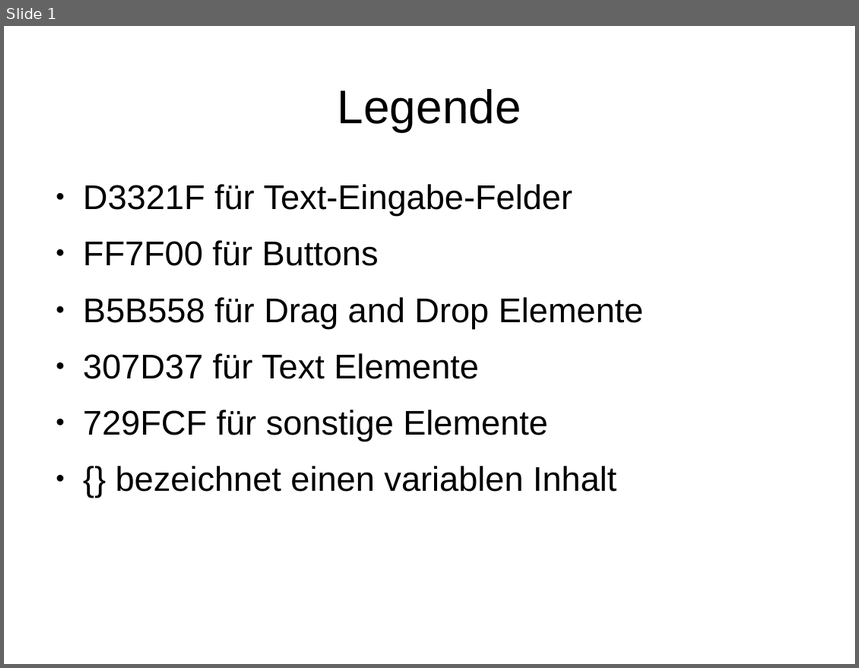
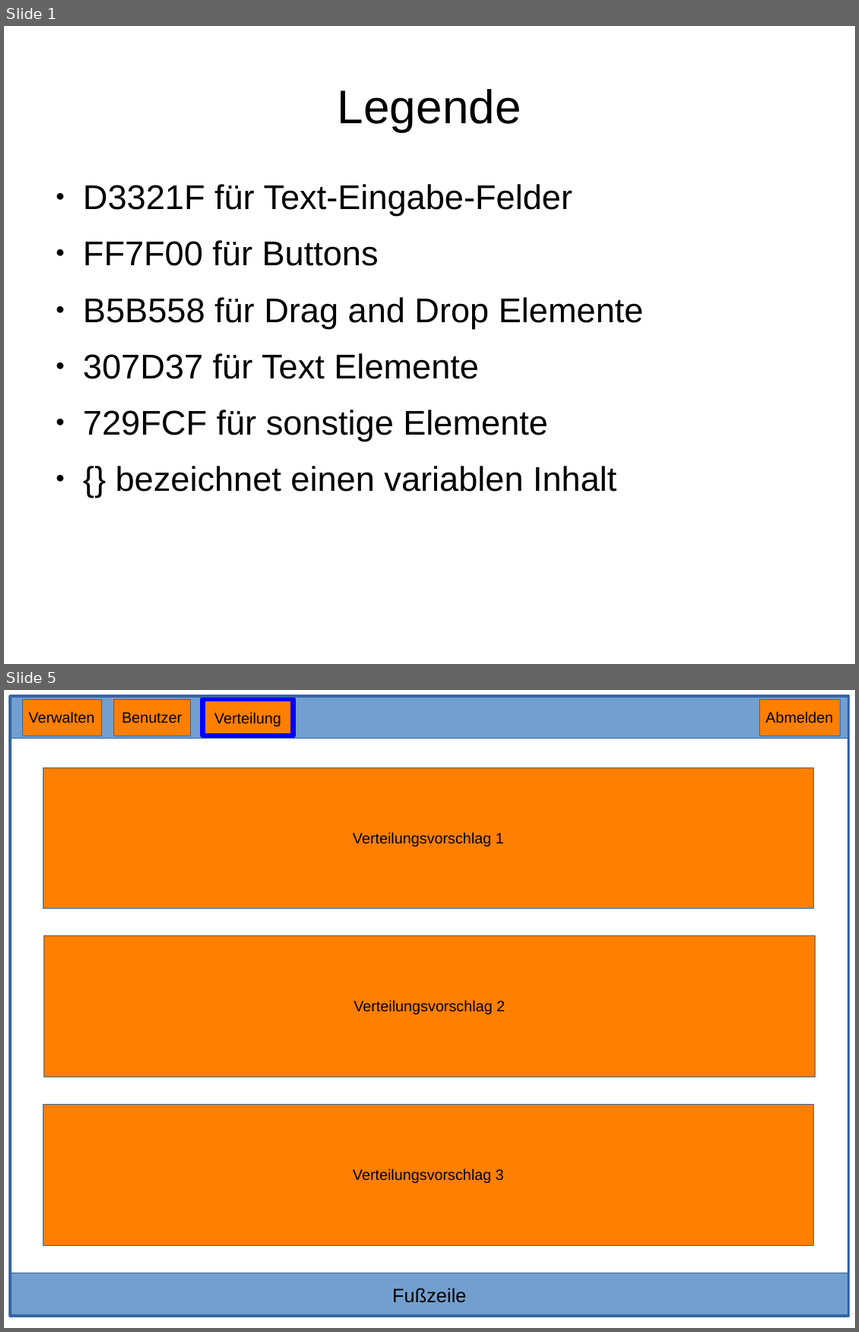
Before and after one commit to BWolfJena/BWolf, a slide deck: Backend MockUps.pptx. Shown one above the other, each under a label of ours: slide 1 before the commit, slides 1 and 5 after it; the slides between them are not shown. The pictures are 859x668 and 859x1332 pixels, drawn with LibreOffice and Linux fonts; fonts in the diff are those of the drawing. Boxes give left, top, right and bottom in pixels: in the first picture for what was removed or moved away, otherwise in the second. Text is boxed around its words. In the diff, an @@ line names an element or a change of style, - is before the commit and + after.

```diff
--- a/Backend MockUps.pptx
+++ b/Backend MockUps.pptx
@@ slide 5 added at [4,690,855,1328], background #FFFFFF @@
@@ freeform shape added at [10,696,850,739], fill #729FCF, outline #3465A4 0 pt @@
@@ freeform shape added at [10,696,850,1316], outline #3465A4 2.3 pt @@
@@ freeform shape added at [22,699,101,736], fill #FF7F00, outline #3465A4 0.51 pt, 14 pt, text #000000 @@
+Verwalten
@@ freeform shape added at [113,699,191,736], fill #FF7F00, outline #3465A4 0.51 pt, 14 pt, text #000000 @@
+Benutzer
@@ freeform shape added at [202,699,293,736], fill #FF7F00, outline #0000FF 4.51 pt, 14 pt, text #000000 @@
+Verteilung
@@ freeform shape added at [759,699,840,736], fill #FF7F00, outline #3465A4 0.51 pt, 14 pt, text #000000 @@
+Abmelden
@@ freeform shape added at [44,768,814,909], fill #FF7F00, outline #3465A4 0.51 pt, 14 pt, text #000000 @@
+Verteilungsvorschlag 1
@@ freeform shape added at [44,935,815,1077], fill #FF7F00, outline #3465A4 0.51 pt, 14 pt, text #000000 @@
+Verteilungsvorschlag 2
@@ freeform shape added at [44,1105,814,1246], fill #FF7F00, outline #3465A4 0.51 pt, 14 pt, text #000000 @@
+Verteilungsvorschlag 3
@@ freeform shape added at [10,1274,850,1316], fill #729FCF, outline #3465A4 0 pt, 18 pt, text #000000 @@
+Fußzeile
```
Also in this commit, not shown: 2 slides changed, 1 other slide added, 2 slides removed, 30 other files.
